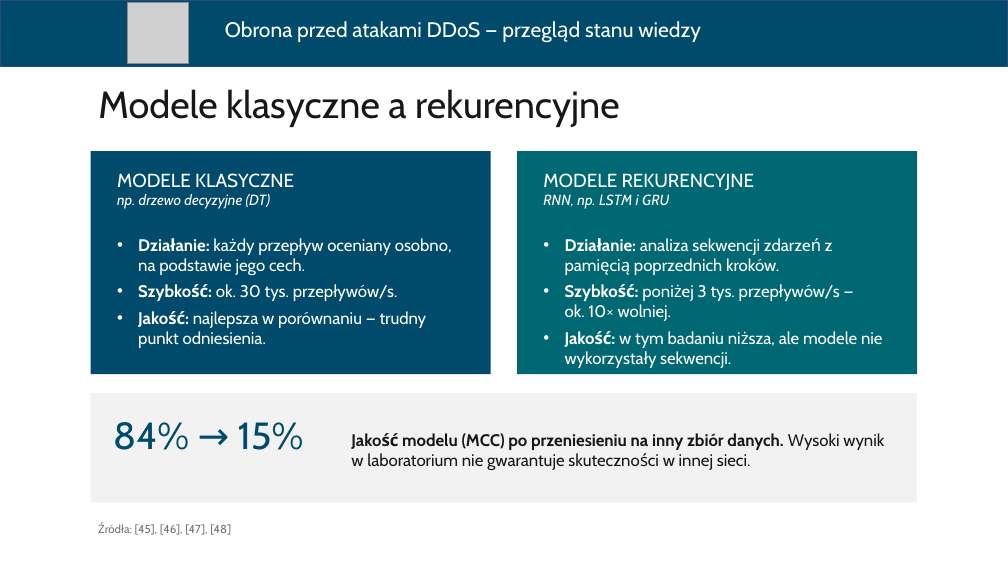
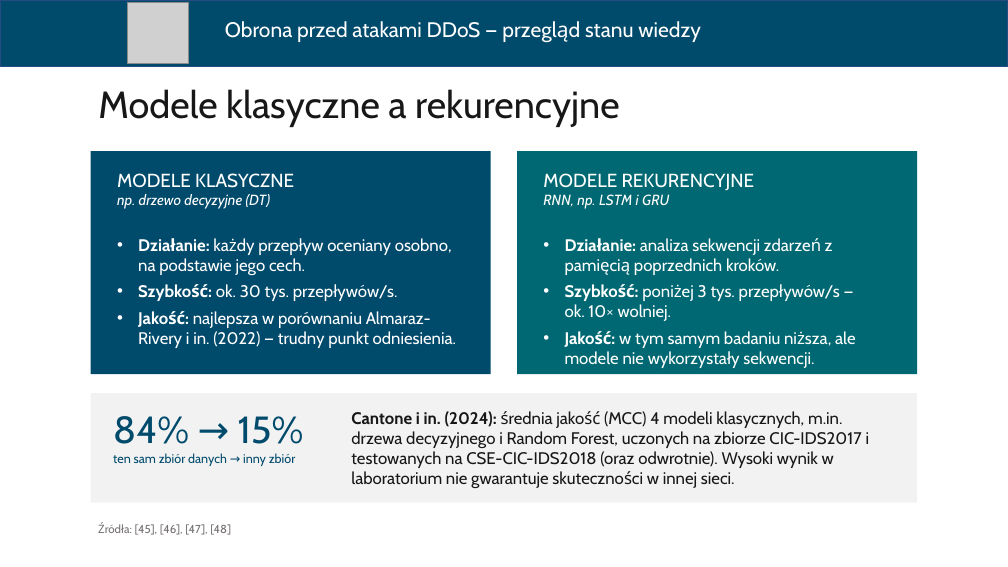
Before and after one commit to ArturBrogowicz/code, a slide deck: slide 17 of presentation/Prezentacja_WEiTI_PL.pptx. Drawn at 1008x567 pixels with LibreOffice and Linux fonts; fonts in the diff are those of the drawing; grey boxes stand for pictures. Boxes give left, top, right and bottom in pixels: in the first picture for what was removed or moved away, otherwise in the second. Text is boxed around its words. In the diff, an @@ line names an element or a change of style, - is before the commit and + after.

```diff
--- a/presentation/Prezentacja_WEiTI_PL.pptx
+++ b/presentation/Prezentacja_WEiTI_PL.pptx
@@ text at (138,311,456,348): text changed @@
-• Jakość: najlepsza w porównaniu — trudny punkt odniesienia.
+• Jakość: najlepsza w porównaniu Almaraz-Rivery i in. (2022) — trudny punkt odniesienia.
@@ text at (565,331,855,368): text changed @@
-• Jakość: w tym badaniu niższa, ale modele nie wykorzystały sekwencji.
+• Jakość: w tym samym badaniu niższa, ale modele nie wykorzystały sekwencji.
@@ text at (351,411,870,488): text changed @@
-Jakość modelu (MCC) po przeniesieniu na inny zbiór danych. Wysoki wynik w laboratorium nie gwarantuje skuteczności w innej sieci.
+Cantone i in. (2024): średnia jakość (MCC) 4 modeli klasycznych, m.in. drzewa decyzyjnego i Random Forest, uczonych na zbiorze CIC-IDS2017 i testowanych na CSE-CIC-IDS2018 (oraz odwrotnie). Wysoki wynik w laboratorium nie gwarantuje skuteczności w innej sieci.
@@ text at (113,453,296,466): paragraph added @@
+ten sam zbiór danych → inny zbiór
```
